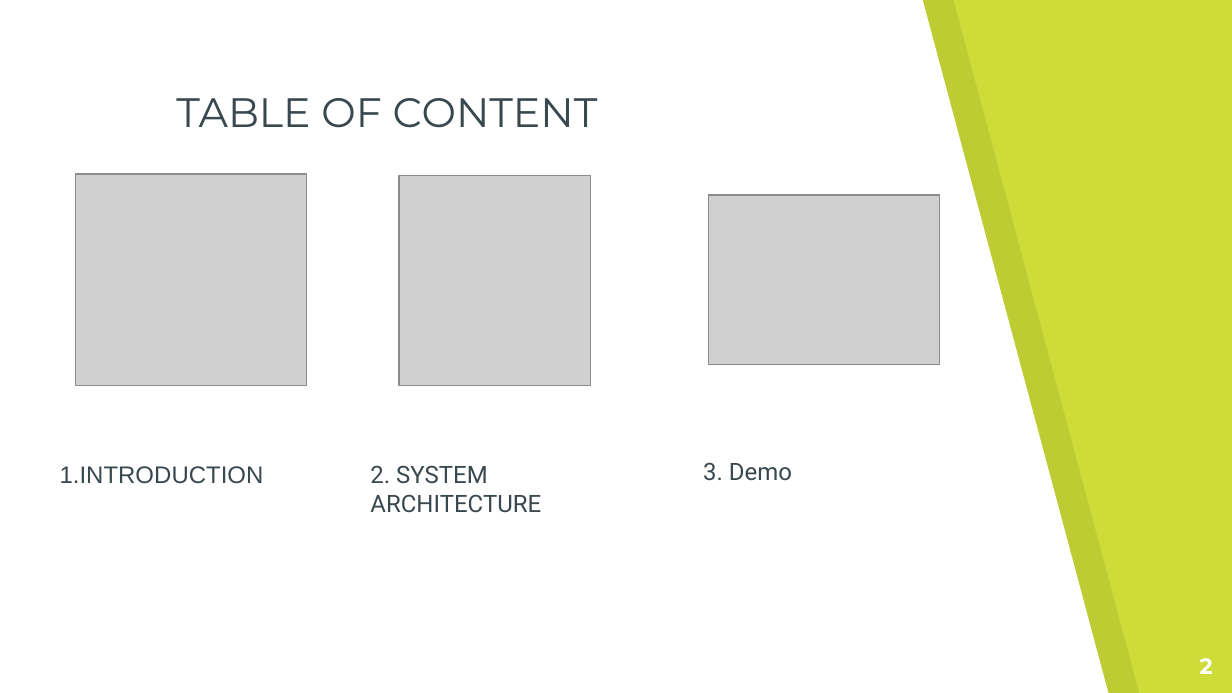
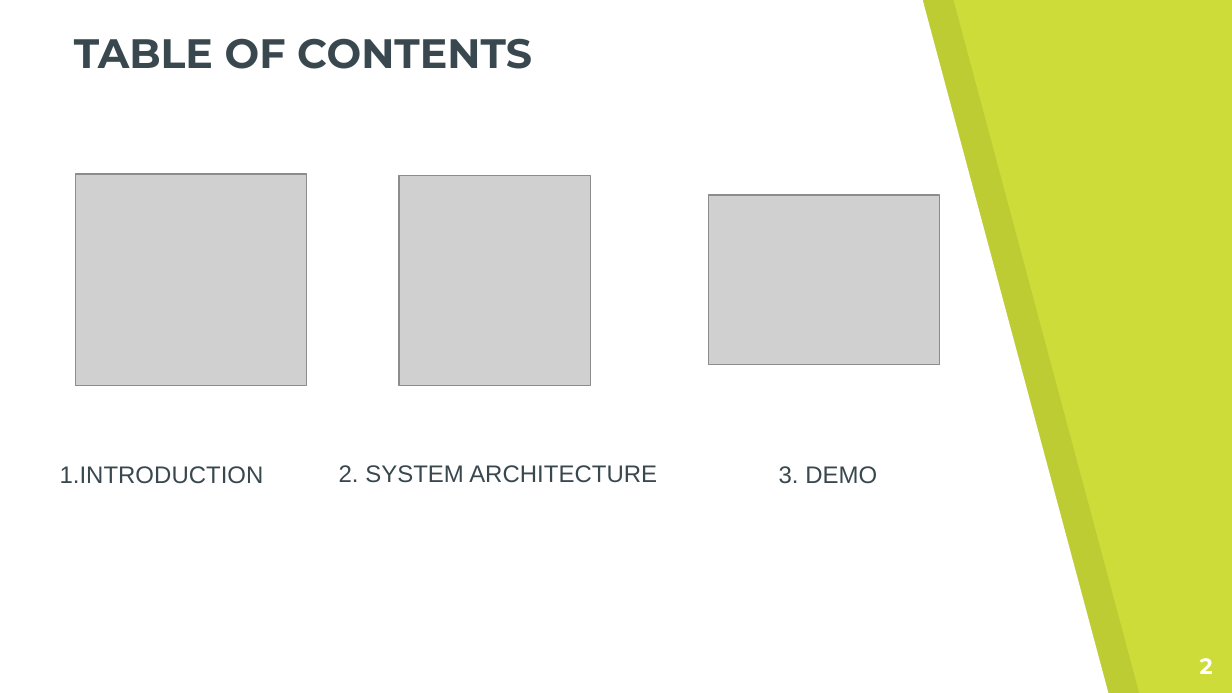
Before and after one commit to huukhang20/SWP391, a slide deck: slide 2 of Documents/pp_miniCap.pptx. Drawn at 1232x693 pixels with LibreOffice and Linux fonts; fonts in the diff are those of the drawing; grey boxes stand for pictures. Boxes give left, top, right and bottom in pixels: in the first picture for what was removed or moved away, otherwise in the second. Text is boxed around its words. In the diff, an @@ line names an element or a change of style, - is before the commit and + after.

```diff
--- a/Documents/pp_miniCap.pptx
+++ b/Documents/pp_miniCap.pptx
@@ title at [74, 38, 532, 69]: text changed; bold on @@
-TABLE OF CONTENT
+TABLE OF CONTENTS
@@ text "2. SYSTEM ARCHITECTURE": place and size @@
-text "2. SYSTEM ARCHITECTURE" at [370, 465, 541, 513]
+text "2. SYSTEM ARCHITECTURE" at [339, 465, 657, 483]
@@ text "2. SYSTEM ARCHITECTURE" at [339, 465, 657, 483]: font Roboto to Arial @@
@@ text at [779, 466, 877, 484]: text changed; font Roboto to Arial @@
-3. Demo
+3. DEMO
```
Also in this commit, not shown: 6 other slides changed, 28 slides added, 3 slides removed, 1 other file.
